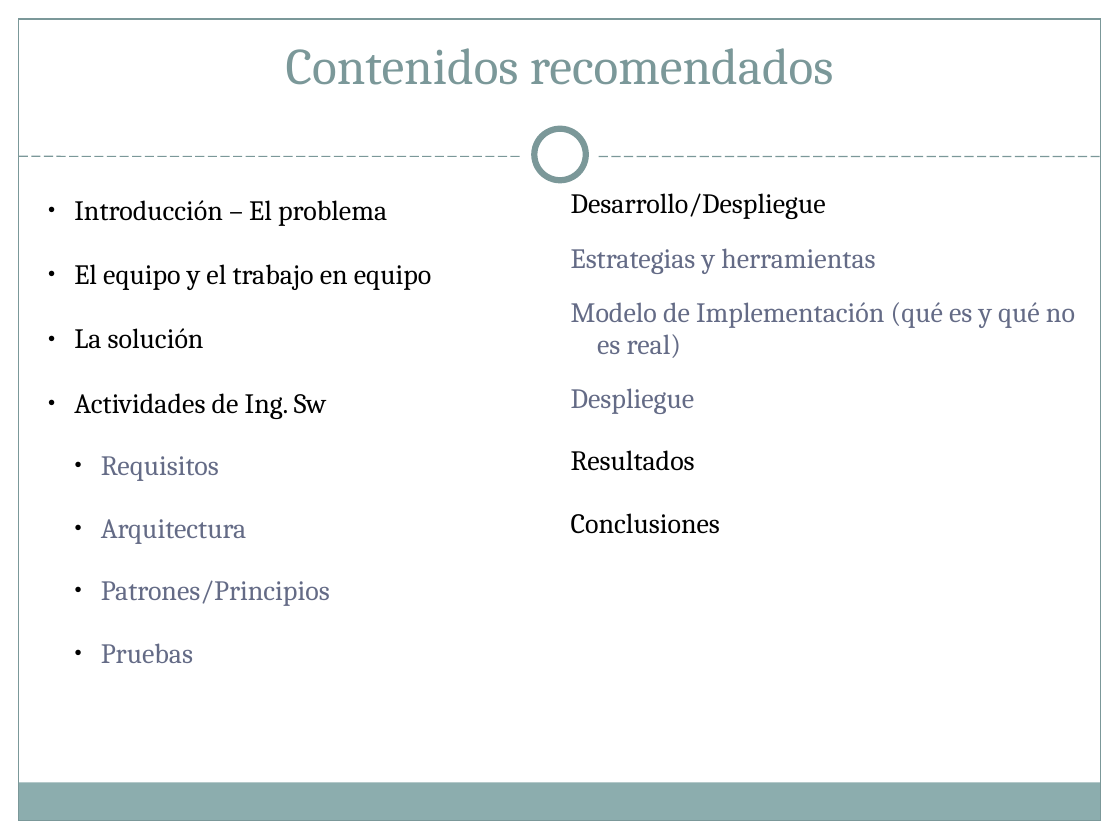
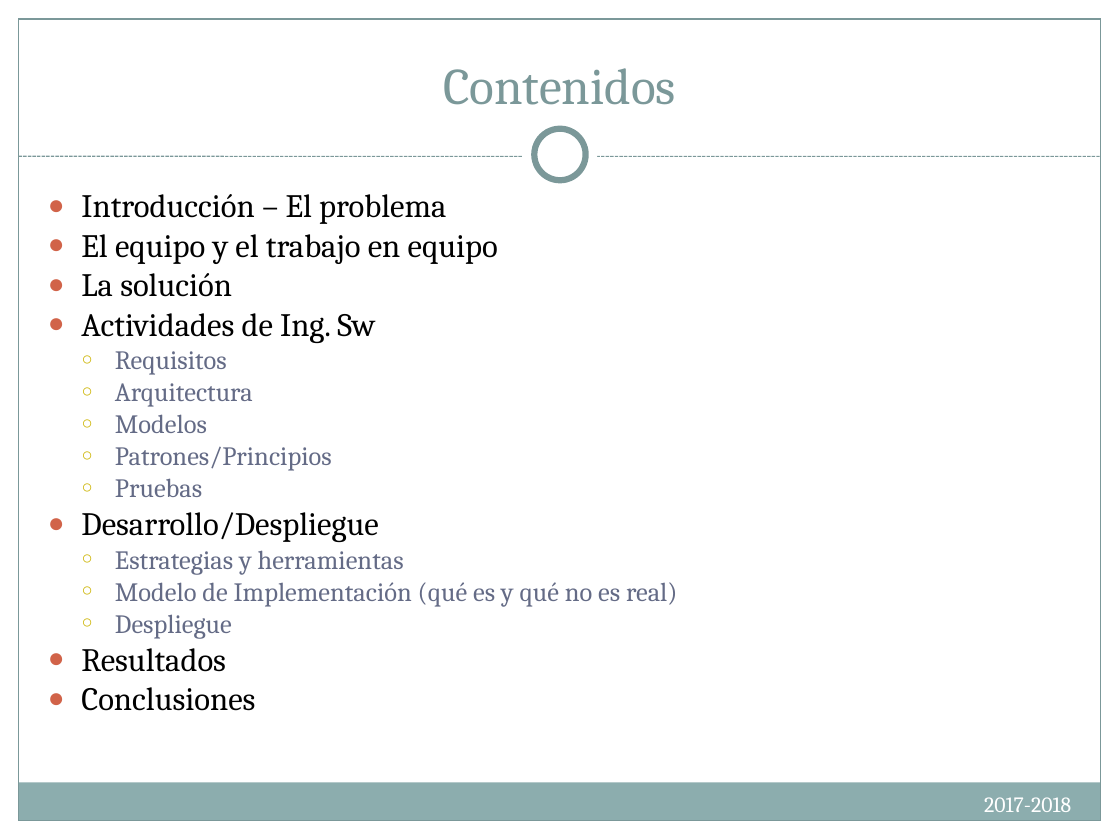
Before and after one commit to ReivajRa/Cooking_Ingenieros, a slide deck: slide 2 of Documentación/Cheap Deal presentacion.ppt. Drawn at 1120x840 pixels with LibreOffice and Linux fonts; fonts in the diff are those of the drawing. Boxes give left, top, right and bottom in pixels: in the first picture for what was removed or moved away, otherwise in the second. Text is boxed around its words. In the diff, an @@ line names an element or a change of style, - is before the commit and + after.

```diff
--- a/Documentación/Cheap Deal presentacion.ppt
+++ b/Documentación/Cheap Deal presentacion.ppt
@@ title "Contenidos" at (443,68,676,105): vertical alignment top to bottom @@
@@ title at (443,68,676,105): text changed @@
-Contenidos recomendados
+Contenidos
@@ text at (81,194,498,497): size 18 to 21 pt in "Introducción – El problema", "El equipo y el trabajo en equipo", "La solución", "Actividades de Ing. Sw"; size 18 to 17 pt in "Requisitos", "Arquitectura", "Patrones/Principios", "Pruebas"; indent changed; line spacing 1 to 0.8; less space between paragraphs; bullet colour #000000 to #D16349; bullet ● to ○; bullet colour #000000 to #CCB400 @@
@@ text removed at (571,193,1075,534) @@
-Desarrollo/Despliegue
-Estrategias y herramientas
-Modelo de Implementación (qué es y qué no es real)
-Despliegue
-Resultados
-Conclusiones
@@ text at (115,414,207,433): paragraph added @@
+  ○ Modelos
@@ text at (81,512,678,711): paragraphs added @@
+● Desarrollo/Despliegue
+  ○ Estrategias y herramientas
+  ○ Modelo de Implementación (qué es y qué no es real)
+  ○ Despliegue
+● Resultados
+● Conclusiones
@@ text added at (984,797,1071,812), 14 pt, text #FFFFFF @@
+2017-2018
```
Also in this commit, not shown: 13 other slides changed, 4 slides added, 8 slides removed, 13 other files.
